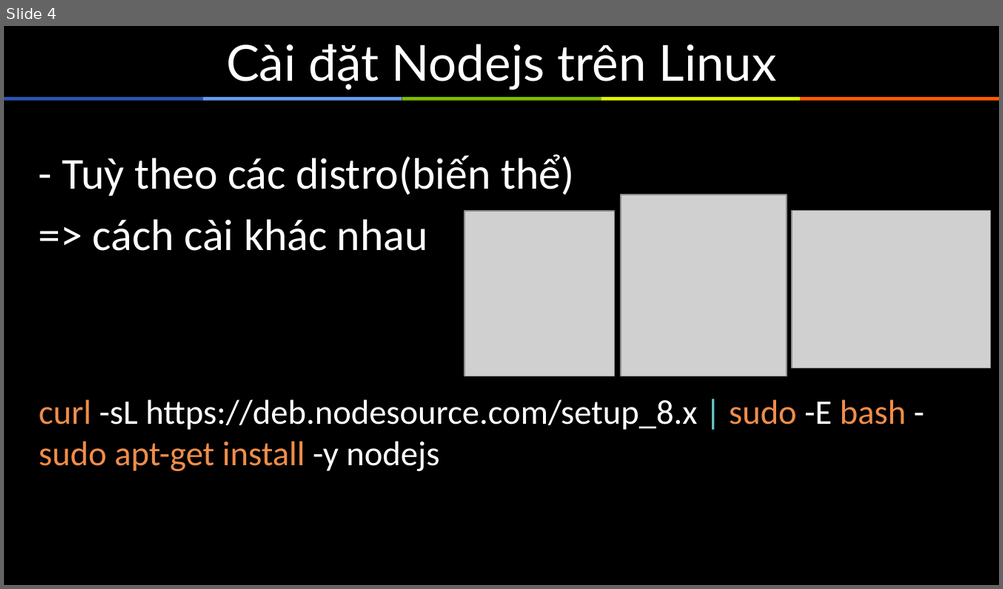
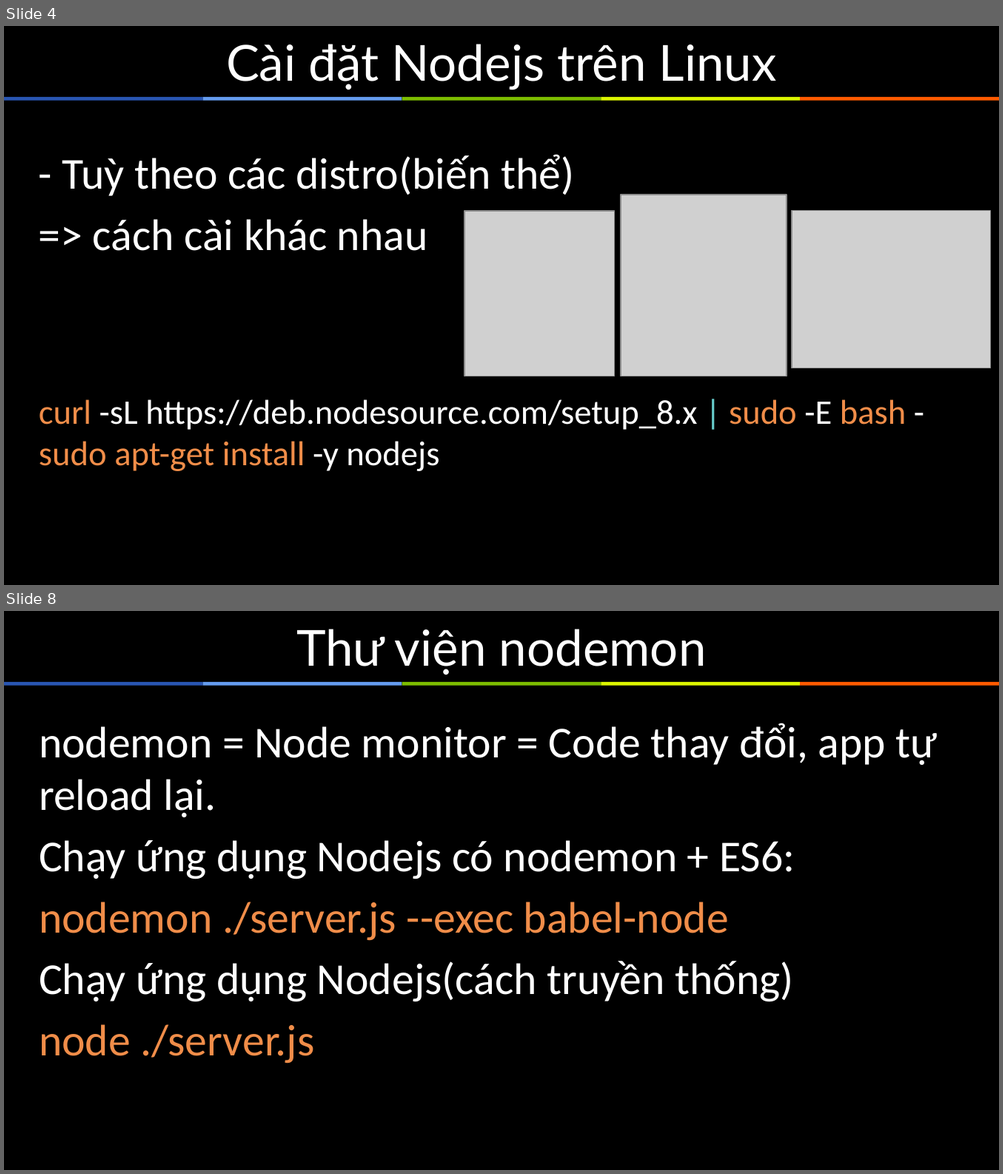
Before and after one commit to sunlight3d/ThucTapNodejsTechmaster, a slide deck: Documents/ThuctapNodejs1.pptx. Shown one above the other, each under a label of ours: slide 4 before the commit, slides 4 and 8 after it; the slides between them are not shown. The pictures are 1003x589 and 1003x1174 pixels, drawn with LibreOffice and Linux fonts; fonts in the diff are those of the drawing; grey boxes stand for pictures. Boxes give left, top, right and bottom in pixels: in the first picture for what was removed or moved away, otherwise in the second. Text is boxed around its words. In the diff, an @@ line names an element or a change of style, - is before the commit and + after.

```diff
--- a/Documents/ThuctapNodejs1.pptx
+++ b/Documents/ThuctapNodejs1.pptx
@@ slide 8 added at [4,611,999,1170], background #000000; not listed: 5 template elements that a slide beside it also shows @@
@@ title added at [296,629,706,675], 36 pt, text #FFFFFF @@
+Thư viện nodemon
@@ text added at [39,723,937,1064], 32 pt, text #FFFFFF @@
+nodemon = Node monitor = Code thay đổi, app tự reload lại.
+Chạy ứng dụng Nodejs có nodemon + ES6:
+nodemon ./server.js --exec babel-node
+Chạy ứng dụng Nodejs(cách truyền thống)
+node ./server.js
```
Also in this commit, not shown: 7 other slides added, 3 slides removed, 15 other files.
